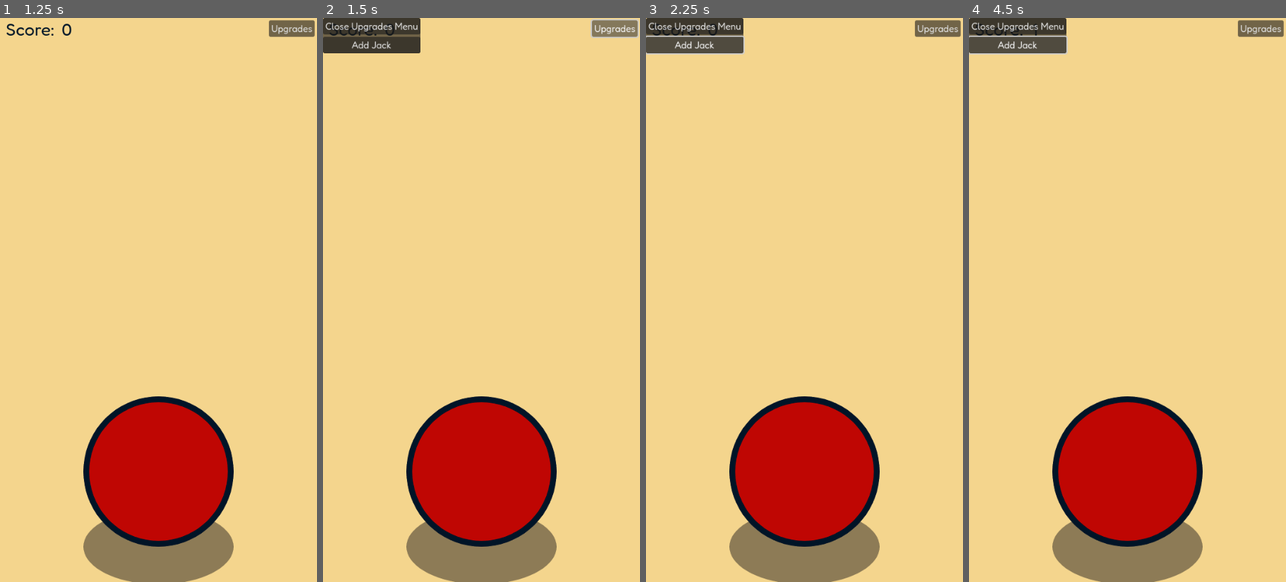
Above: before the commit, frames 1-4 (left to right).
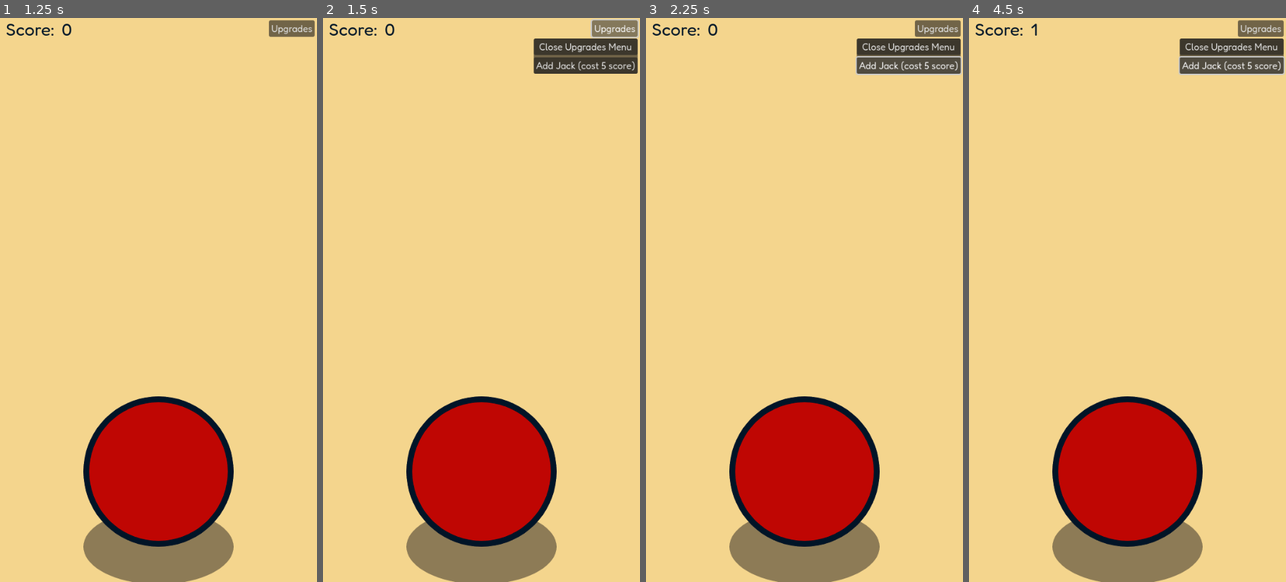
Above: after the commit, the same moments.

Repository: casellner/Idle-Jacks
Game: Godot game, scene res://game.tscn
The game is run twice, just before and just after one commit, with the same random seed, the same clock (stepped at 60 frames per second) and the same inputs.
Inputs (mouse positions are in pixels of both pictures, inside the frame that each line leads up to):
- Up to frame 1 (1.25 s): click (158, 198) at 0.5 s
- Up to frame 2 (1.5 s): click "Upgrades" at 1.25 s
- Up to frame 3 (2.25 s): click "Add Jack" (after the commit: "Add Jack (cost 5 score)") at 2 s
- Up to frame 4 (4.5 s): click (1127, 469) at 2.75 s; click (1184, 294) at 3.5 s; click "Add Jack" (after the commit: "Add Jack (cost 5 score)") at 4.25 s

Frame 1 is identical in both runs. In frame 2, 3.9% of the frame differs, in the area x 0-100%, y 0-10%; in frame 3, 4.1%; in frame 4, 4.1%, in the area x 0-100%, y 0-11%.

Commit message:
Reposition Upgrades Menu

Diff:
--- a/Godot/game.tscn
+++ b/Godot/game.tscn
@@ -59,6 +59,10 @@
 
 [node name="Upgrades Menu" parent="." instance=ExtResource("6_1husg")]
 visible = false
+offset_left = 359.0
+offset_top = 35.0
+offset_right = 359.0
+offset_bottom = 35.0
 
 [node name="UpgradesButton" type="Button" parent="."]
 offset_left = 458.0
--- a/Godot/upgrades_menu.tscn
+++ b/Godot/upgrades_menu.tscn
@@ -25,7 +25,7 @@
 
 [node name="Add Jack" type="Button" parent="PanelContainer/VBoxContainer"]
 layout_mode = 2
-text = "Add Jack"
+text = "Add Jack (cost 5 score)"
 
 [connection signal="pressed" from="PanelContainer/VBoxContainer/Close" to="." method="_on_close_pressed"]
 [connection signal="pressed" from="PanelContainer/VBoxContainer/Add Jack" to="." method="_on_add_jack_pressed"]
